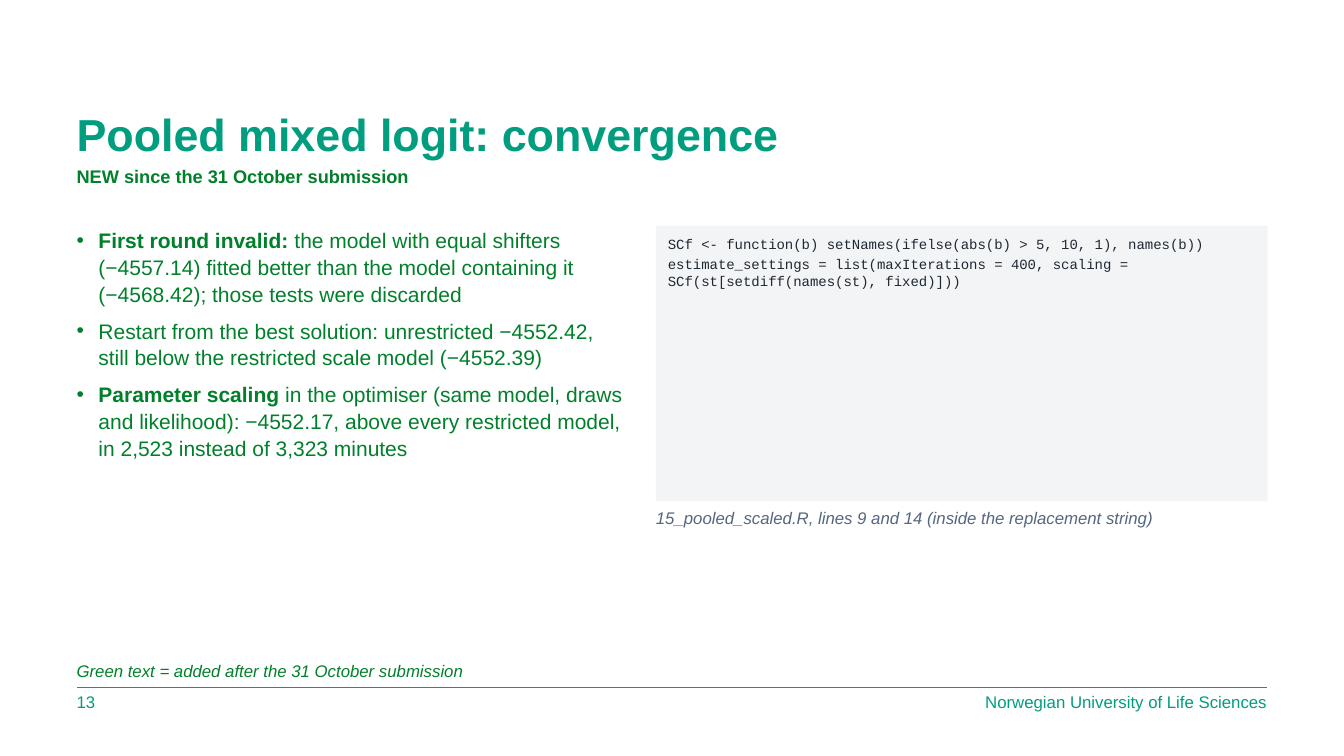
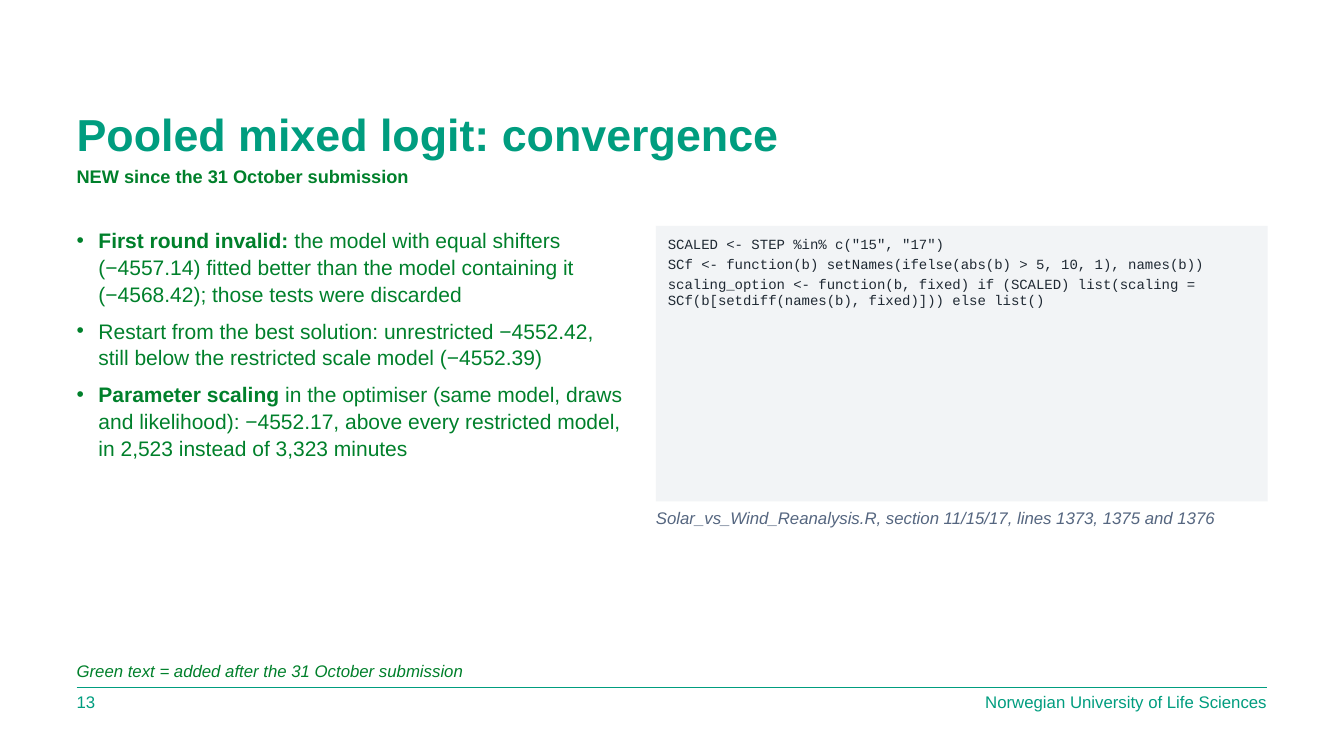
Before and after one commit to binosapk/Replication-of-Anders-et-al-2026-, a slide deck: slide 14 of docs/Defense_Presentation_13Nov.pptx. Drawn at 1344x756 pixels with LibreOffice and Linux fonts; fonts in the diff are those of the drawing; background and template pictures are left out. Boxes give left, top, right and bottom in pixels: in the first picture for what was removed or moved away, otherwise in the second. Text is boxed around its words. In the diff, an @@ line names an element or a change of style, - is before the commit and + after.

```diff
--- a/docs/Defense_Presentation_13Nov.pptx
+++ b/docs/Defense_Presentation_13Nov.pptx
@@ text in rectangle at box(668, 239, 944, 252): paragraph added @@
+SCALED <- STEP %in% c("15", "17")
@@ text in rectangle at box(668, 279, 1179, 308): text changed @@
-estimate_settings = list(maxIterations = 400, scaling = SCf(st[setdiff(names(st), fixed)]))
+scaling_option <- function(b, fixed) if (SCALED) list(scaling = SCf(b[setdiff(names(b), fixed)])) else list()
@@ text at box(656, 512, 1214, 528): text changed @@
-15_pooled_scaled.R, lines 9 and 14 (inside the replacement string)
+Solar_vs_Wind_Reanalysis.R, section 11/15/17, lines 1373, 1375 and 1376
```
Also in this commit, not shown: 6 other slides changed, 26 other files.
